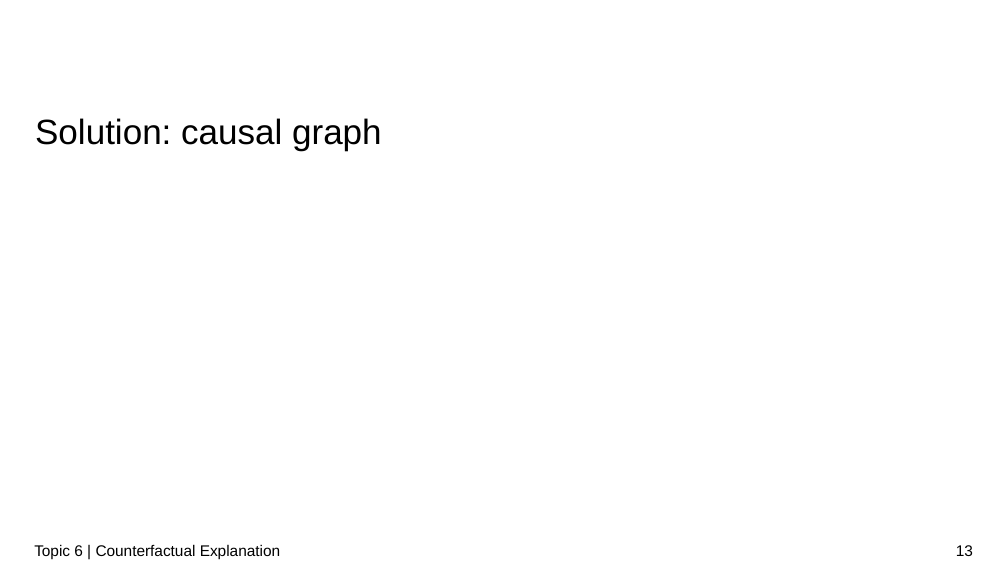
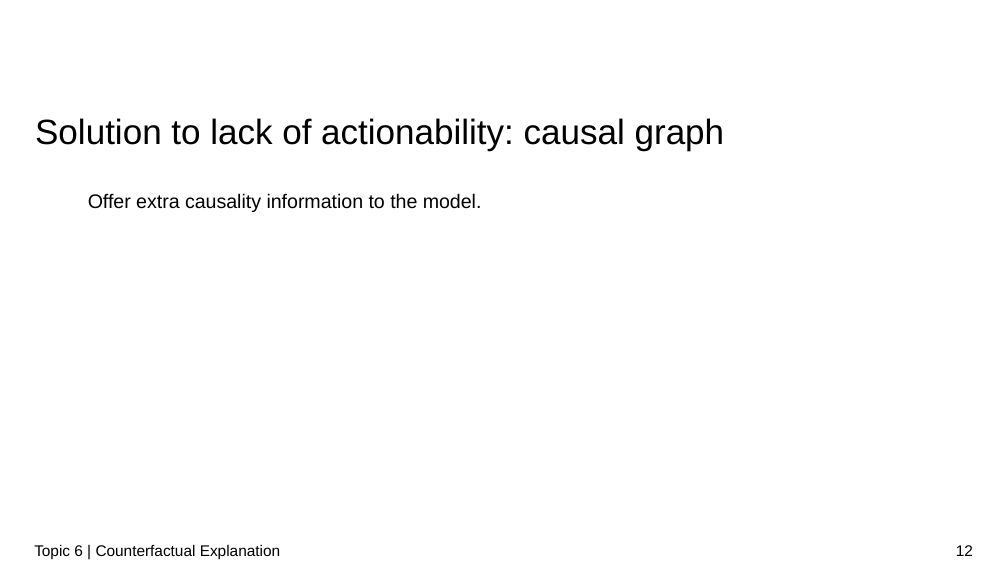
Before and after one commit to zhaochenyuangit/xAISeminar, a slide deck: slide 12 of presentation/XAI_counterfactual.pptx (slide 13 before the commit). Drawn at 1008x567 pixels with LibreOffice and Linux fonts; fonts in the diff are those of the drawing; background and template pictures are left out. Boxes give left, top, right and bottom in pixels: in the first picture for what was removed or moved away, otherwise in the second. Text is boxed around its words. In the diff, an @@ line names an element or a change of style, - is before the commit and + after.

```diff
--- a/presentation/XAI_counterfactual.pptx
+++ b/presentation/XAI_counterfactual.pptx
@@ title at [35,118,725,151]: text changed @@
-Solution: causal graph
+Solution to lack of actionability: causal graph
@@ text added at [88,193,482,212], 18.7 pt, text #000000 @@
+Offer extra causality information to the model.
@@ page number at [956,545,973,556]: text changed @@
-13
+12
```
Also in this commit, not shown: 5 other slides changed, 3 slides added, 1 slide removed, 16 other files.
